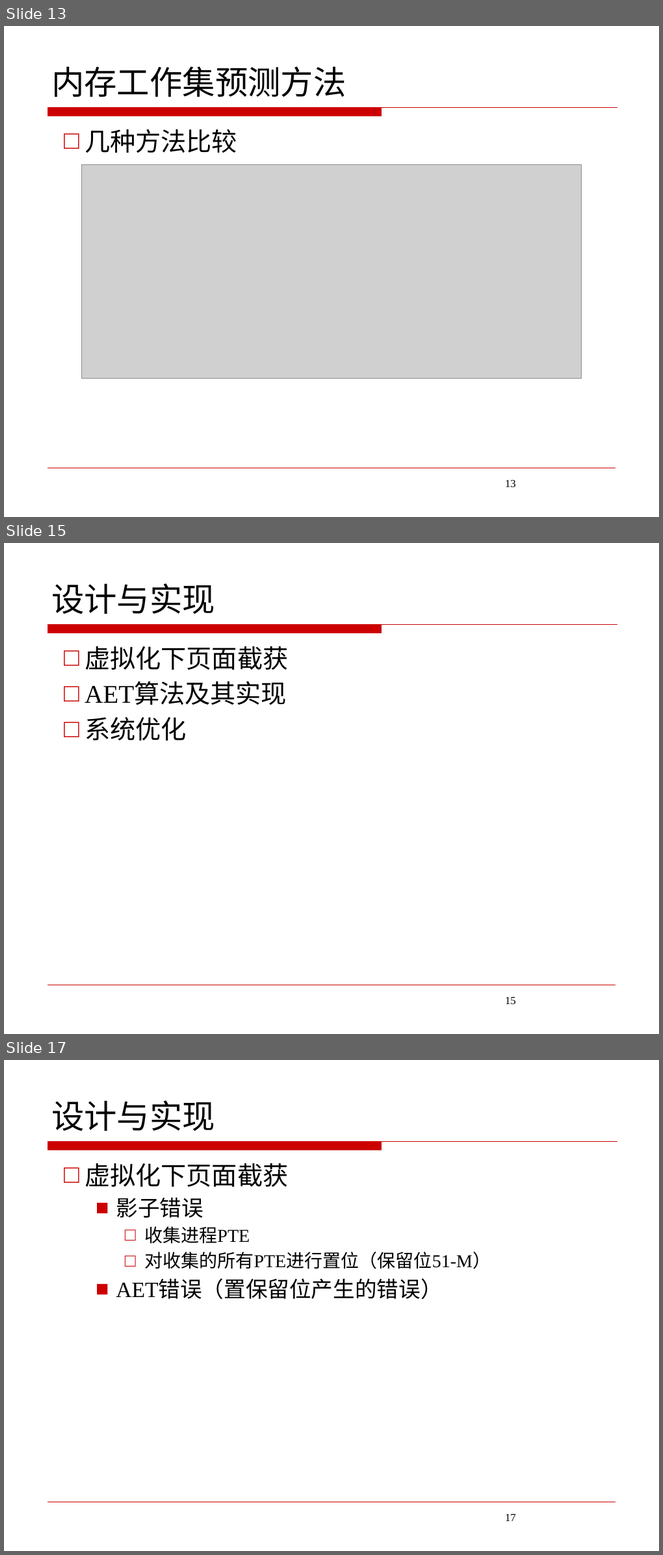
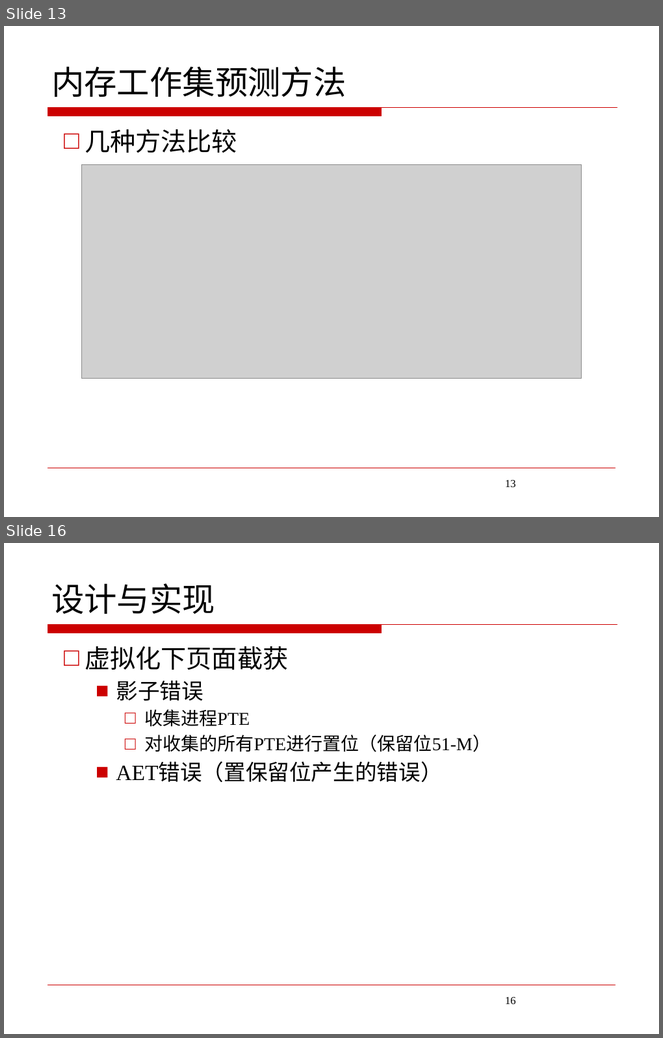
Before and after one commit to JoeHF/aet_data, a slide deck: 答辩/答辩ppt.pptx. Shown one above the other, each under a label of ours: slides 13, 15 and 17 before the commit, slides 13 and 16 after it; the slides between them are not shown. The pictures are 663x1555 and 663x1038 pixels, drawn with LibreOffice and Linux fonts; fonts in the diff are those of the drawing; grey boxes stand for pictures; background and template pictures are left out. Boxes give left, top, right and bottom in pixels: in the first picture for what was removed or moved away, otherwise in the second. Text is boxed around its words. In the diff, an @@ line names an element or a change of style, - is before the commit and + after.

```diff
--- a/答辩/答辩ppt.pptx
+++ b/答辩/答辩ppt.pptx
@@ slide 15 removed at (4, 543, 659, 1034), background #FFFFFF; not listed: 2 template elements that a slide beside it also shows @@
@@ title removed at (51, 583, 215, 614) @@
-设计与实现
@@ text removed at (85, 646, 288, 741) @@
-□ 虚拟化下页面截获
-□ AET算法及其实现
-□ 系统优化
@@ page number removed at (505, 997, 516, 1005) @@
-15
@@ what was slide 17 is now slide 16 @@
@@ page number at (505, 997, 516, 1005): text changed @@
-17
+16
```
Also in this commit, not shown: 6 slides changed, 8 other files.
